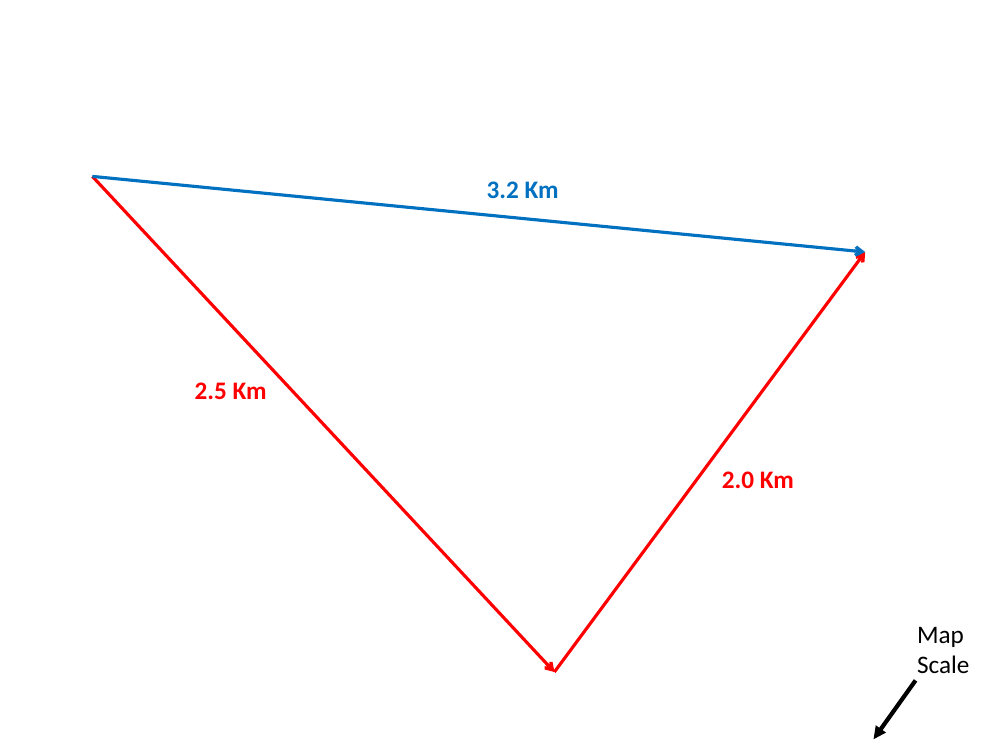
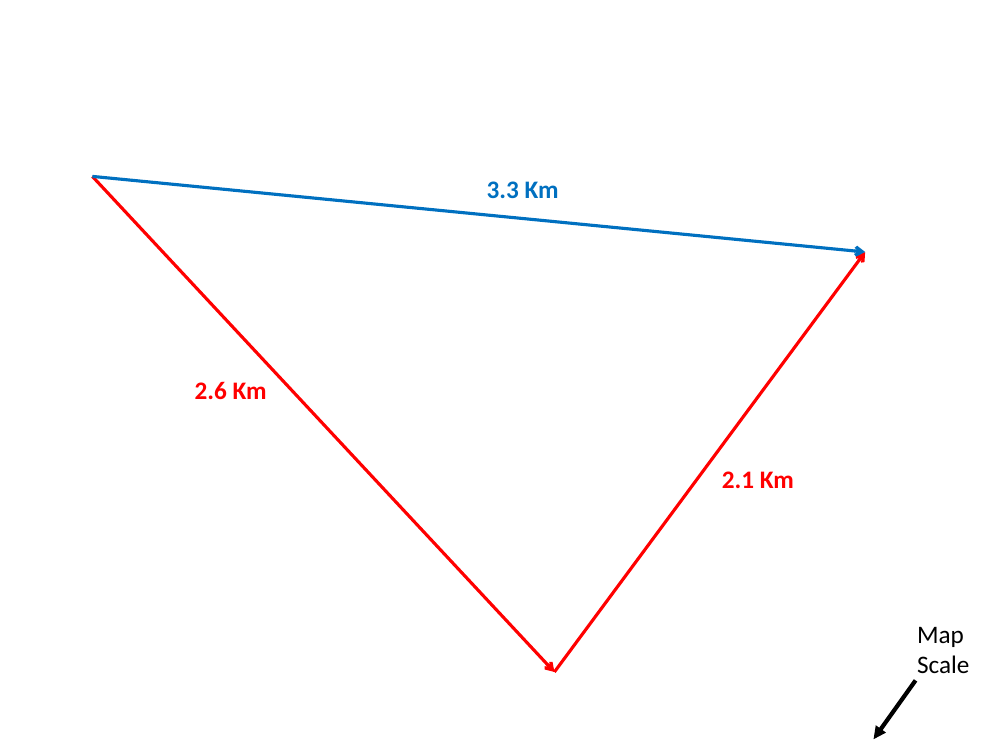
Before and after one commit to Greg5519/SPH3U0, a slide deck: slide 7 of Unit 3 Kinematics/Day01 ScalarsVectors/Displacement Mapping Activity.pptx. Drawn at 1008x756 pixels with LibreOffice and Linux fonts; fonts in the diff are those of the drawing; background and template pictures are left out. Boxes give left, top, right and bottom in pixels: in the first picture for what was removed or moved away, otherwise in the second. Text is boxed around its words. In the diff, an @@ line names an element or a change of style, - is before the commit and + after.

```diff
--- a/Unit 3 Kinematics/Day01 ScalarsVectors/Displacement Mapping Activity.pptx
+++ b/Unit 3 Kinematics/Day01 ScalarsVectors/Displacement Mapping Activity.pptx
@@ text at [487, 181, 559, 198]: text changed @@
-3.2 Km
+3.3 Km
@@ text at [195, 381, 267, 400]: text changed @@
-2.5 Km
+2.6 Km
@@ text at [722, 471, 794, 488]: text changed @@
-2.0 Km
+2.1 Km
```
Also in this commit, not shown: 4 other slides changed, 1 slide added, 1 other file.
